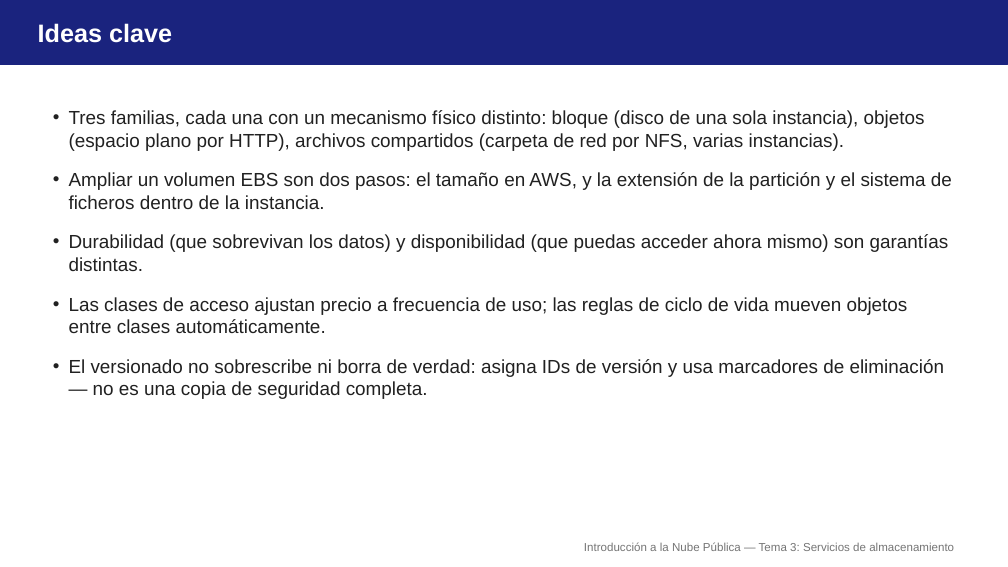
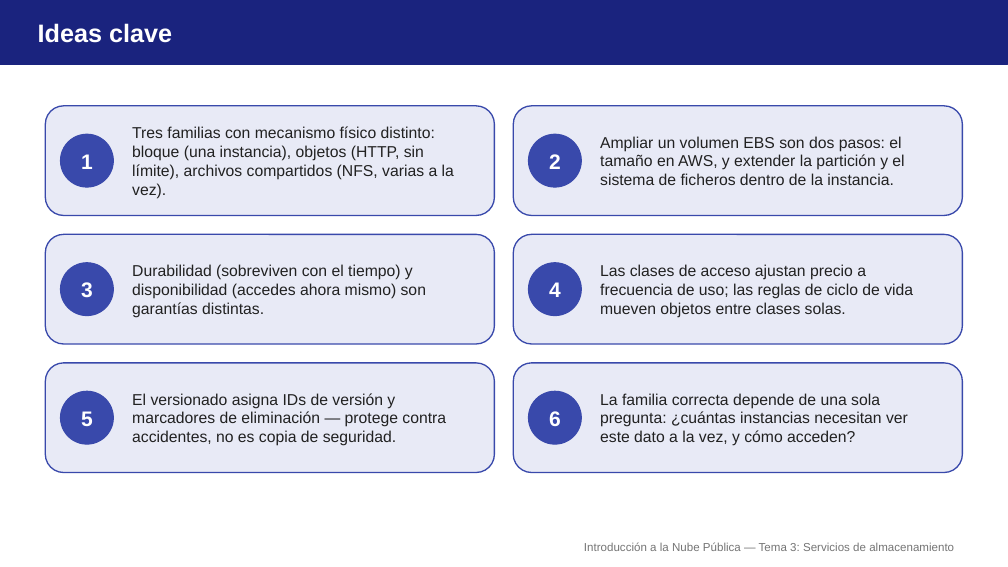
Before and after one commit to aitorventura/introduccion-nube, a slide deck: slide 10 of docs/tema3/diapositivas/almacenamiento.pptx (slide 15 before the commit). Drawn at 1008x567 pixels with LibreOffice and Linux fonts; fonts in the diff are those of the drawing. Boxes give left, top, right and bottom in pixels: in the first picture for what was removed or moved away, otherwise in the second. Text is boxed around its words. In the diff, an @@ line names an element or a change of style, - is before the commit and + after.

Commit message:
Rehace visualmente las diapositivas de Temas 1 a 5
Reconstruye los decks de primer-contacto-aws, vpc-diseno, seguridad-red,
maquinas-virtuales, almacenamiento, bases-datos-gestionadas,
arquitectura-completa, alta-disponibilidad-escalado, dns-https-cdn,
monitorizacion-operacion, iam-aplicado y economia-nube con tarjetas,
tablas y diagramas nativos en vez de listados de texto, revisadas a
90dpi para descartar solapamientos.

```diff
--- a/docs/tema3/diapositivas/almacenamiento.pptx
+++ b/docs/tema3/diapositivas/almacenamiento.pptx
@@ rounded rectangle added at <box>45,106,495,216</box>, fill #E8EAF6, outline #3949AB 1.25 pt @@
@@ text removed at <box>69,110,952,399</box> @@
-• Tres familias, cada una con un mecanismo físico distinto: bloque (disco de una sola instancia), objetos (espacio plano por HTTP), archivos compartidos (carpeta de red por NFS, varias instancias).
-• Ampliar un volumen EBS son dos pasos: el tamaño en AWS, y la extensión de la partición y el sistema de ficheros dentro de la instancia.
-• Durabilidad (que sobrevivan los datos) y disponibilidad (que puedas acceder ahora mismo) son garantías distintas.
-• Las clases de acceso ajustan precio a frecuencia de uso; las reglas de ciclo de vida mueven objetos entre clases automáticamente.
-• El versionado no sobrescribe ni borra de verdad: asigna IDs de versión y usa marcadores de eliminación — no es una copia de seguridad completa.
@@ rounded rectangle added at <box>513,106,963,216</box>, fill #E8EAF6, outline #3949AB 1.25 pt @@
@@ ellipse added at <box>60,134,113,187</box>, fill #3949AB, outline #3949AB 1 pt @@
@@ text added at <box>132,126,454,199</box>, 15 pt, text #212121 @@
+Tres familias con mecanismo físico distinto: bloque (una instancia), objetos (HTTP, sin límite), archivos compartidos (NFS, varias a la vez).
@@ ellipse added at <box>529,134,582,187</box>, fill #3949AB, outline #3949AB 1 pt @@
@@ text added at <box>600,136,904,185</box>, 15 pt, text #212121 @@
+Ampliar un volumen EBS son dos pasos: el tamaño en AWS, y extender la partición y el sistema de ficheros dentro de la instancia.
@@ text added at <box>81,154,93,169</box>, 20 pt, text #FFFFFF, bold @@
+1
@@ text added at <box>549,154,561,169</box>, 20 pt, text #FFFFFF, bold @@
+2
@@ rounded rectangle added at <box>45,234,495,344</box>, fill #E8EAF6, outline #3949AB 1.25 pt @@
@@ rounded rectangle added at <box>513,234,963,344</box>, fill #E8EAF6, outline #3949AB 1.25 pt @@
@@ ellipse added at <box>60,263,113,316</box>, fill #3949AB, outline #3949AB 1 pt @@
@@ text added at <box>132,264,426,318</box>, 15 pt, text #212121 @@
+Durabilidad (sobreviven con el tiempo) y disponibilidad (accedes ahora mismo) son garantías distintas.
@@ ellipse added at <box>529,263,582,316</box>, fill #3949AB, outline #3949AB 1 pt @@
@@ text added at <box>600,264,913,318</box>, 15 pt, text #212121 @@
+Las clases de acceso ajustan precio a frecuencia de uso; las reglas de ciclo de vida mueven objetos entre clases solas.
@@ text added at <box>81,282,93,298</box>, 20 pt, text #FFFFFF, bold @@
+3
@@ text added at <box>549,282,561,297</box>, 20 pt, text #FFFFFF, bold @@
+4
@@ rounded rectangle added at <box>45,363,495,473</box>, fill #E8EAF6, outline #3949AB 1.25 pt @@
@@ rounded rectangle added at <box>513,363,963,473</box>, fill #E8EAF6, outline #3949AB 1.25 pt @@
@@ ellipse added at <box>60,391,113,444</box>, fill #3949AB, outline #3949AB 1 pt @@
@@ text added at <box>81,411,93,426</box>, 20 pt, text #FFFFFF, bold @@
+5
@@ text added at <box>132,393,446,446</box>, 15 pt, text #212121 @@
+El versionado asigna IDs de versión y marcadores de eliminación — protege contra accidentes, no es copia de seguridad.
@@ ellipse added at <box>529,391,582,444</box>, fill #3949AB, outline #3949AB 1 pt @@
@@ text added at <box>549,411,561,426</box>, 20 pt, text #FFFFFF, bold @@
+6
@@ text added at <box>600,393,908,446</box>, 15 pt, text #212121 @@
+La familia correcta depende de una sola pregunta: ¿cuántas instancias necesitan ver este dato a la vez, y cómo acceden?
```
Also in this commit, not shown: 8 other slides changed, 1 slide added, 6 slides removed, 23 other files.
